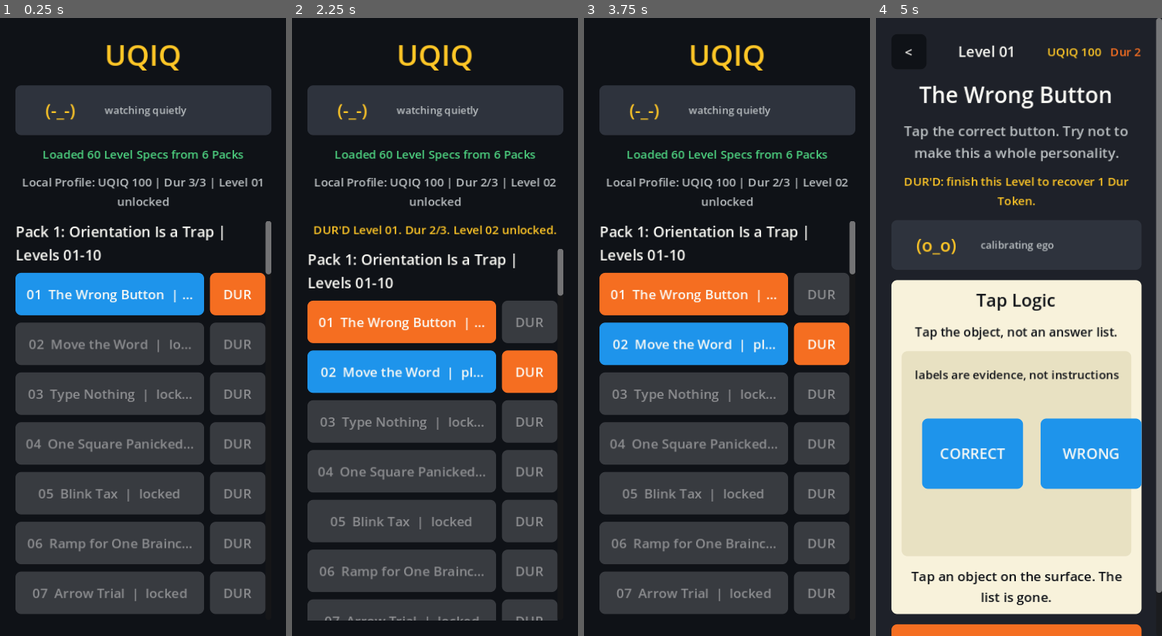
Above: before the commit, frames 1-4 (left to right).
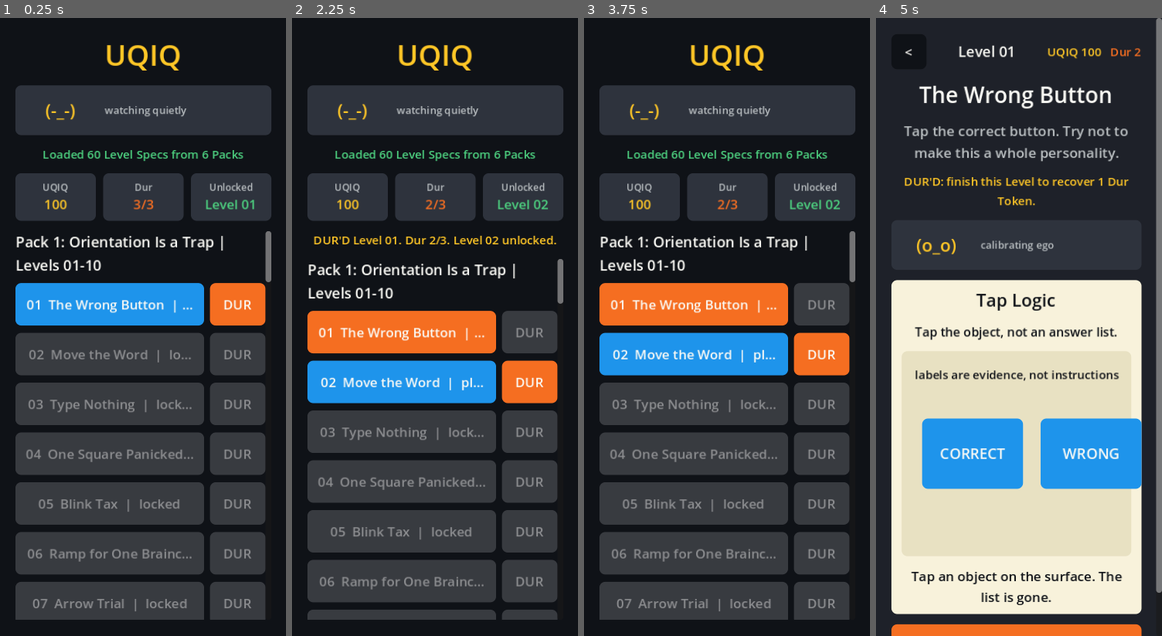
Above: after the commit, the same moments.

Repository: scwlkr/UQIQ
Game: Godot game, scene res://scenes/Main.tscn
Two runs of this game, one before a commit and one after it. Both use one fixed random seed, a clock stepped at 60 frames per second and the inputs below.
Inputs:
- Up to frame 1 (0.25 s): no input
- Up to frame 2 (2.25 s): click "01 The Wrong Button | playable" at 0.5 s; click "<" at 1.25 s; click "DUR" at 2 s
- Up to frame 3 (3.75 s): click "01 The Wrong Button | DUR'D -…" at 2.75 s; click "<" at 3.5 s
- Up to frame 4 (5 s): click "01 The Wrong Button | DUR'D -…" at 4.25 s

The runs differ from the first frame. In frame 1, 29% of the frame differs, in the area x 5-95%, y 25-98%; in frame 2, 29%; in frame 3, 30%; in frame 4, nothing differs.

Commit message:
Polish level list summary

Diff:
--- a/scripts/main.gd
+++ b/scripts/main.gd
@@ -168,8 +168,7 @@
 		_add_status(root, _loader.last_error, COLOR_RED)
 		return
 
-	_add_status(root, "Loaded %d Level Specs from %d Packs" % [_loaded_level_count(packs), packs.size()], COLOR_GREEN)
-	_add_profile_status(root)
+	_add_level_list_summary(root, packs)
 	if not _level_list_notice.is_empty():
 		_add_status(root, _level_list_notice, COLOR_YELLOW)
 
@@ -1880,17 +1879,38 @@
 	_show_level_list()
 
 
-func _add_profile_status(parent: Node) -> void:
+func _add_level_list_summary(parent: Node, packs: Array) -> void:
 	if not _profile.last_error.is_empty():
 		_add_status(parent, _profile.last_error, COLOR_RED)
 		return
 
-	_add_status(parent, "Local Profile: UQIQ %d | Dur %d/%d | Level %02d unlocked" % [
-		_profile.current_uqiq_score(),
-		_profile.dur_tokens(),
-		LocalProfileScript.MAX_DUR_TOKENS,
-		int(_profile.data.get("unlocked_level", 1)),
-	], COLOR_MUTED)
+	_add_status(parent, "Loaded %d Level Specs from %d Packs" % [_loaded_level_count(packs), packs.size()], COLOR_GREEN)
+
+	var metrics := HBoxContainer.new()
+	metrics.size_flags_horizontal = Control.SIZE_EXPAND_FILL
+	metrics.add_theme_constant_override("separation", 10)
+	parent.add_child(metrics)
+
+	_add_metric_chip(metrics, "UQIQ", str(_profile.current_uqiq_score()), COLOR_YELLOW)
+	_add_metric_chip(metrics, "Dur", "%d/%d" % [_profile.dur_tokens(), LocalProfileScript.MAX_DUR_TOKENS], COLOR_ORANGE)
+	_add_metric_chip(metrics, "Unlocked", "Level %02d" % int(_profile.data.get("unlocked_level", 1)), COLOR_GREEN)
+
+
+func _add_metric_chip(parent: Node, title: String, value: String, accent: Color) -> void:
+	var chip := PanelContainer.new()
+	chip.custom_minimum_size = Vector2(0, 62)
+	chip.size_flags_horizontal = Control.SIZE_EXPAND_FILL
+	chip.add_theme_stylebox_override("panel", _flat_box(COLOR_PANEL_ALT, 8))
+	parent.add_child(chip)
+
+	var box := VBoxContainer.new()
+	box.size_flags_horizontal = Control.SIZE_EXPAND_FILL
+	box.alignment = BoxContainer.ALIGNMENT_CENTER
+	box.add_theme_constant_override("separation", 0)
+	chip.add_child(box)
+
+	_add_label(box, title, 13, COLOR_MUTED)
+	_add_label(box, value, 18, accent)
 
 
 func _is_level_playable(level: Dictionary) -> bool:
Binary file changed: docs/app-store/screenshots/01_level_list.png
Binary file changed: docs/app-store/screenshots/02_level_01_play.png
Binary file changed: docs/app-store/screenshots/03_pattern_grid.png
Binary file changed: docs/app-store/screenshots/04_memory_flash.png
Binary file changed: docs/app-store/screenshots/05_physics_draw.png
Binary file changed: docs/app-store/screenshots/06_score_roastcard.png
Not shown, changed: docs/RELEASE_STATUS.md
